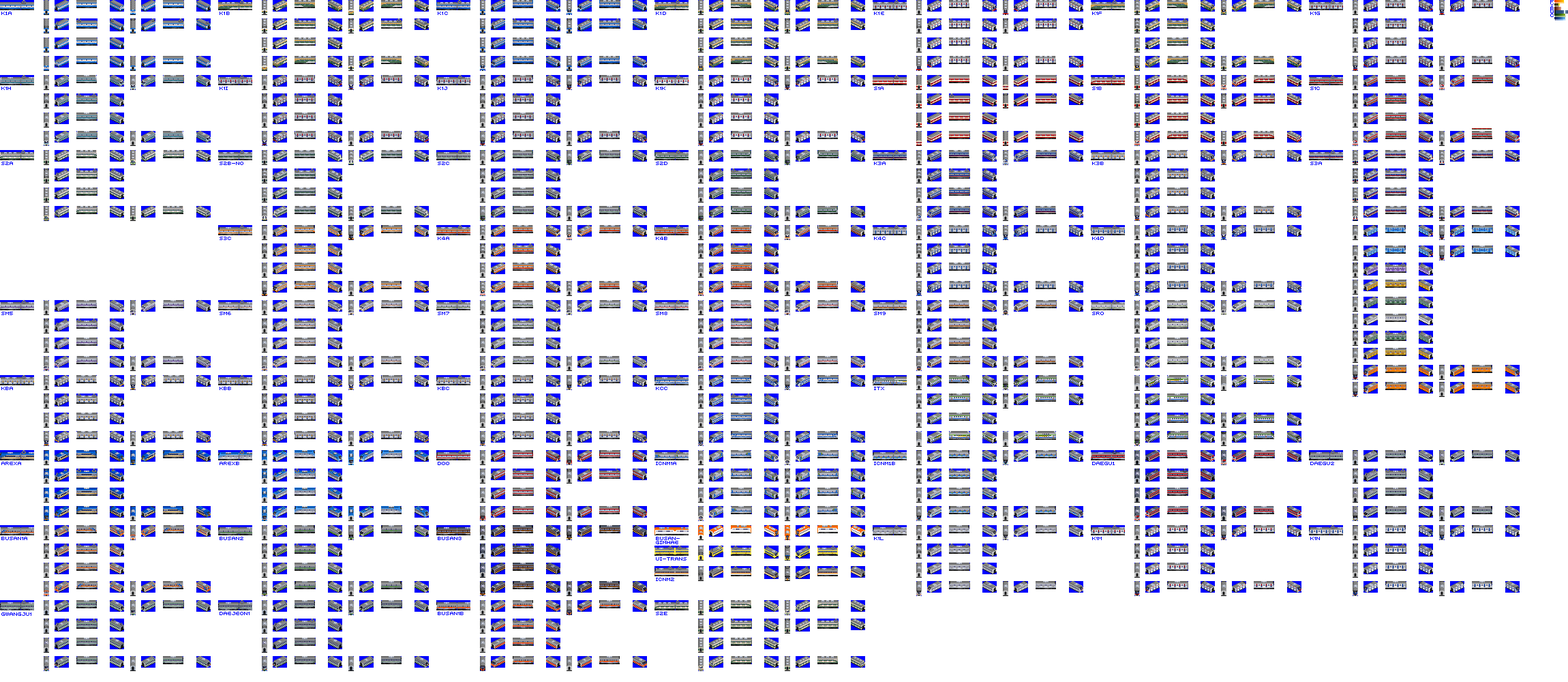
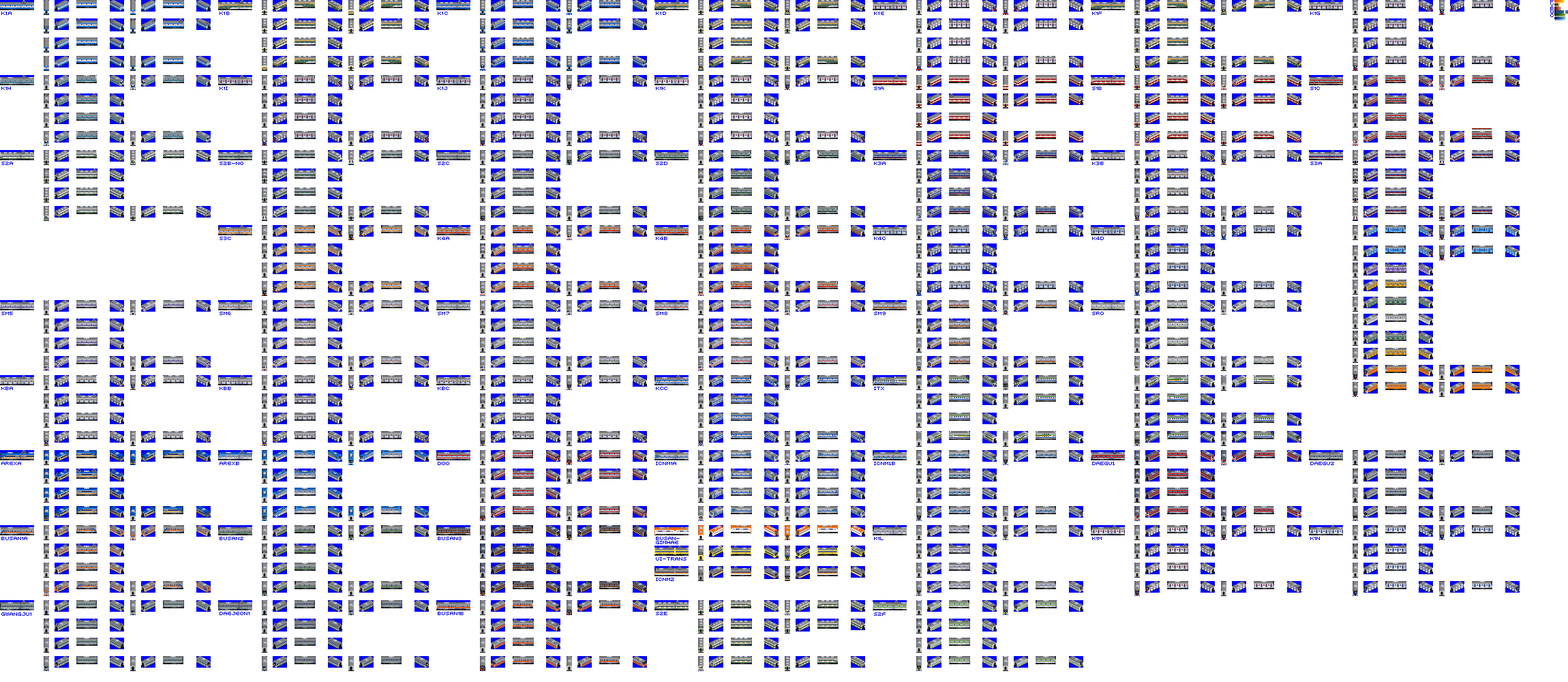
The second w=1568, h=682 image is a revision of the first. Changes to its layers:
painted on "Sprite" over [490, 599, 1084, 671]
